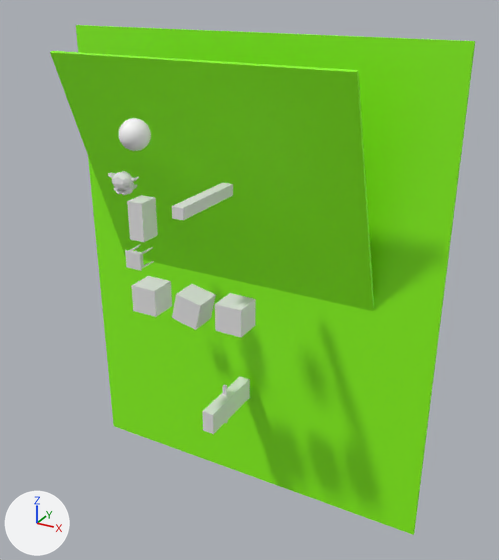
The glTF model assets/game.glb: old version first, new version second.
Camera for both pictures: a camera (50 mm lens) standing at (25.0, -44.9, 23.1) and looking at (2.4, -3.8, 2.6). The lights are fixed; the arrows at lower left show +X, +Y and +Z. Where no turn or scale is listed for an object, it has been applied to the vertices.

The first picture shows 'Suzanne', 'ground', 'ground.001', 'hinge_body', 'hinge_body.002', 'hinge_body.003', 'painted_wooden_nightstand', 'player', 'pole_1.001', 'pole_1.002', 'pole_1.003'.
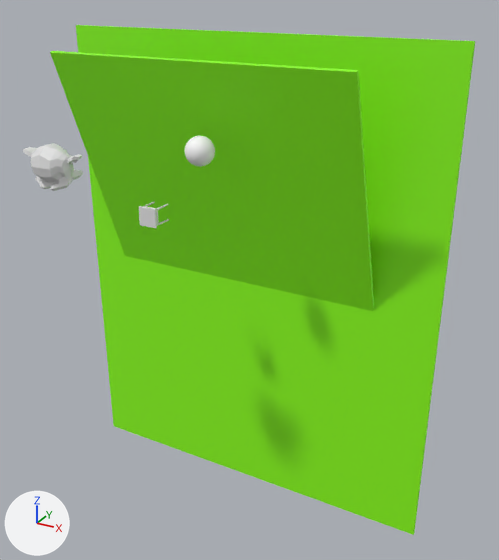
Boxes (x1, y1, x2, y2) around the edits, measured in the pictures (499 x 560 px):
'Suzanne', moved, rescaled (91% wider, 96% taller)
    before: (108, 171, 139, 195)
    after: (23, 143, 83, 191)
'player', moved
    before: (119, 118, 151, 151)
    after: (185, 136, 215, 167)
'pole_1.003', deleted
    before: (215, 293, 256, 337)
'pole_1.002', deleted
    before: (172, 284, 216, 330)
'hinge_body', deleted
    before: (202, 377, 250, 434)
'pole_1.001', deleted
    before: (131, 276, 172, 317)
'hinge_body.003', deleted
    before: (127, 195, 158, 242)
'hinge_body.002', deleted
    before: (172, 183, 233, 220)
'painted_wooden_nightstand', moved
    before: (125, 245, 154, 271)
    after: (139, 201, 169, 228)
'hinde_passive', deleted
    before: (223, 384, 228, 423)

Diff of the bpy script that builds the scene:
```diff
--- a/assets/game.glb.py
+++ b/assets/game.glb.py
@@ ob_player @@
 ob_player = bpy.data.objects.new('player', me_sphere)
-ob_player.location = (-2.12, -10.43, 14.07)
+ob_player.location = (0.5, -7.07, 12.64)
@@ ob_hinge_body_002 @@
-ob_hinge_body_002 = bpy.data.objects.new('hinge_body.002', me_cube_001)
-ob_hinge_body_002.location = (1.89, -8.9, 9.98)
-ob_hinge_body_002.rotation_euler = (-0.00163, 0.0, 1.571)  # degrees (-0.1, 0, 90)
-ob_hinge_body_002.scale = (3.0, 0.41, 0.386)
@@ ob_suzanne @@
 ob_suzanne = bpy.data.objects.new('Suzanne', me_suzanne)
-ob_suzanne.location = (-7.17, -5.45, 9.17)
+ob_suzanne.location = (-6.97, -12.36, 12.02)
+ob_suzanne.scale = (1.69, 1.69, 1.69)
@@ ob_painted_wooden_nightstand @@
 ob_painted_wooden_nightstand = bpy.data.objects.new('painted_wooden_nightstand', me_nightstand_024)
-ob_painted_wooden_nightstand.location = (-7.08, -3.61, 2.82)
+ob_painted_wooden_nightstand.location = (-3.99, -5.51, 7.42)
@@ ob_hinge_body_003 @@
-ob_hinge_body_003 = bpy.data.objects.new('hinge_body.003', me_cube_002)
-ob_hinge_body_003.location = (-4.98, -6.52, 6.94)
@@ ob_pole_1_001 @@
-ob_pole_1_001 = bpy.data.objects.new('pole_1.001', me_cube_001)
-ob_pole_1_001.location = (-2.91, -8.68, 2.07)
-ob_pole_1_001.rotation_euler = (3.14, -0.00375, 0.0)  # degrees (180, -0.2, 0)
@@ ob_jointspacea @@
 ob_jointspacea = bpy.data.objects.new('jointSpaceA', None)
-ob_jointspacea.parent = ob_pole_1_001
 ob_jointspacea.location = (0.0, 0.0, 0.0)
@@ ob_pole_1_002 @@
-ob_pole_1_002 = bpy.data.objects.new('pole_1.002', me_cube_001)
-ob_pole_1_002.location = (0.61, -8.59, 2.02)
-ob_pole_1_002.rotation_euler = (0.0, -2.918, 0.0)  # degrees (0, -167, 0)
@@ ob_jointspaceb @@
 ob_jointspaceb = bpy.data.objects.new('jointSpaceB', None)
-ob_jointspaceb.parent = ob_pole_1_002
 ob_jointspaceb.location = (3.44, -0.0856, 0.74)
@@ ob_jointspacea_001 @@
 ob_jointspacea_001 = bpy.data.objects.new('jointSpaceA.001', None)
-ob_jointspacea_001.parent = ob_pole_1_002
 ob_jointspacea_001.location = (-3.204, 0.0685, -0.838)
@@ ob_pole_1_003 @@
-ob_pole_1_003 = bpy.data.objects.new('pole_1.003', me_cube_001)
-ob_pole_1_003.location = (3.92, -8.52, 2.13)
-ob_pole_1_003.rotation_euler = (3.142, 0.0, 0.0)  # degrees (180, 0, 0)
@@ ob_jointspaceb_001 @@
 ob_jointspaceb_001 = bpy.data.objects.new('jointSpaceB.001', None)
-ob_jointspaceb_001.parent = ob_pole_1_003
 ob_jointspaceb_001.location = (0.0, 0.0, 0.0)
@@ ob_hinde_passive @@
-ob_hinde_passive = bpy.data.objects.new('hinde_passive', me_cube_004)
-ob_hinde_passive.location = (-0.38, -2.97, -9.68)
-ob_hinde_passive.scale = (0.152, 0.114, 1.83)
@@ ob_jointspaceb_002 @@
 ob_jointspaceb_002 = bpy.data.objects.new('jointSpaceB.002', None)
-ob_jointspaceb_002.parent = ob_hinde_passive
 ob_jointspaceb_002.location = (0.211, -0.31, -0.0172)
@@ ob_hinge_body @@
-ob_hinge_body = bpy.data.objects.new('hinge_body', me_cube_001)
-ob_hinge_body.location = (-0.17, -3.0, -9.59)
-ob_hinge_body.rotation_euler = (1.571, -1.571, 0.0)  # degrees (90, -90, 0)
-ob_hinge_body.scale = (0.931, 0.491, 3.01)
@@ ob_jointspacea_002 @@
 ob_jointspacea_002 = bpy.data.objects.new('jointSpaceA.002', None)
-ob_jointspacea_002.parent = ob_hinge_body
 ob_jointspacea_002.location = (-0.126, 0.361, -0.000229)
```
